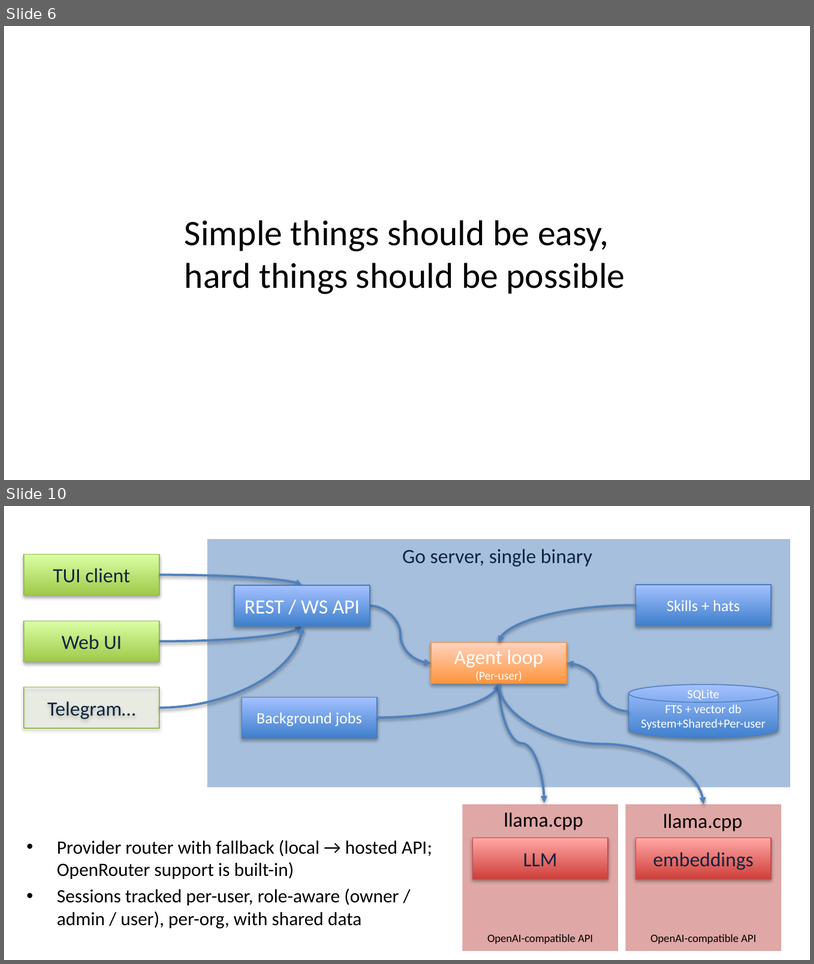
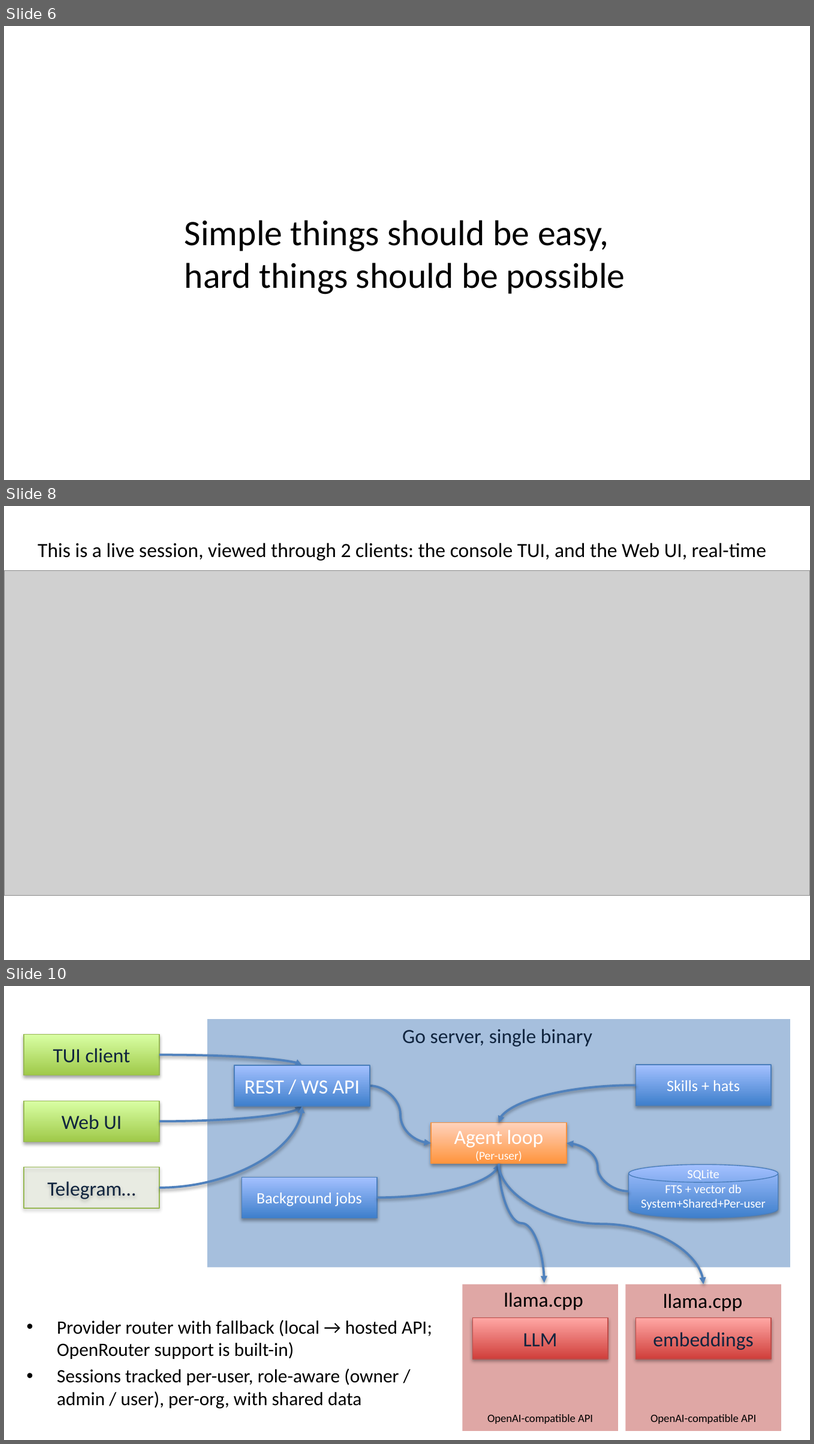
Before and after one commit to ivoras/harlequin, a slide deck: docs/croai2026/slides-pptx.pptx. Shown one above the other, each under a label of ours: slides 6 and 10 before the commit, slides 6, 8 and 10 after it; the slides between them are not shown. The pictures are 814x964 and 814x1444 pixels, drawn with LibreOffice and Linux fonts; fonts in the diff are those of the drawing; grey boxes stand for pictures. Boxes give left, top, right and bottom in pixels: in the first picture for what was removed or moved away, otherwise in the second. Text is boxed around its words. In the diff, an @@ line names an element or a change of style, - is before the commit and + after.

```diff
--- a/docs/croai2026/slides-pptx.pptx
+++ b/docs/croai2026/slides-pptx.pptx
@@ slide 8 added at (x1=4, y1=506, x2=810, y2=960), background #FFFFFF @@
@@ text added at (x1=38, y1=543, x2=767, y2=561), 18 pt, text #000000 @@
+This is a live session, viewed through 2 clients: the console TUI, and the Web UI, real-time
@@ picture added at (x1=4, y1=571, x2=810, y2=895) @@
```
Also in this commit, not shown: 4 slides changed, 1 slide removed, 20 other files.
